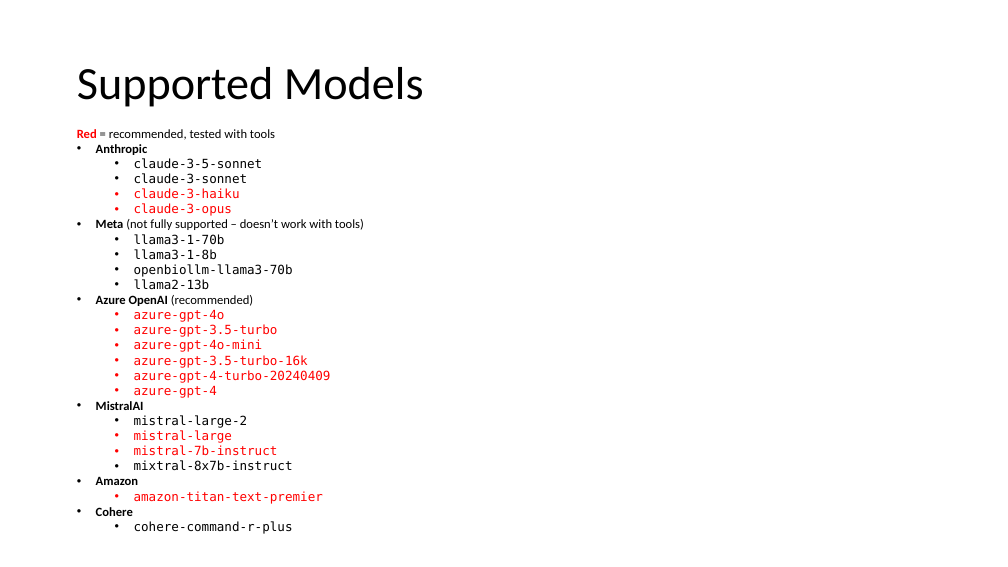
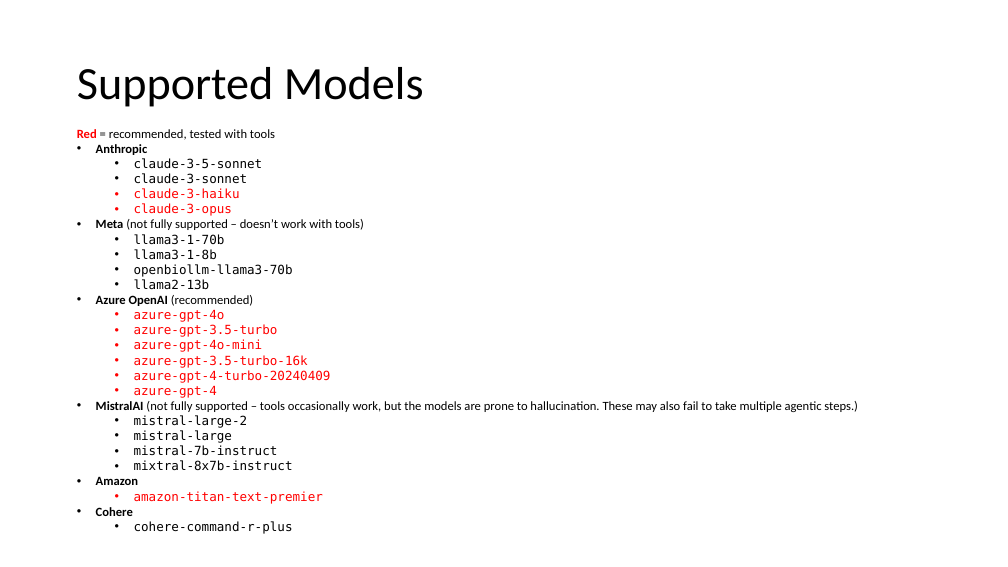
Before and after one commit to NIEHS/ToxPipe, a slide deck: slide 6 of ToxPipe API Guide.pptx. Drawn at 1008x567 pixels with LibreOffice and Linux fonts; fonts in the diff are those of the drawing. Boxes give left, top, right and bottom in pixels: in the first picture for what was removed or moved away, otherwise in the second. Text is boxed around its words. In the diff, an @@ line names an element or a change of style, - is before the commit and + after.

Commit message:
Slightly improves MistralAI support, adds additional endpoints
- adds endpoints to view available models and tools
- changes how MistralAI models are handled to make it easier for them to use tools. This does not work perfectly yet, and Mistral models will occasionally return an insufficient response or hallucinate model usage.
- cleans up output from models
- updates requirements.txt
- switches to use custom langgraph agent instead of the base agent code from langchain

```diff
--- a/ToxPipe API Guide.pptx
+++ b/ToxPipe API Guide.pptx
@@ text at box(96, 401, 858, 412): text changed; bold off @@
-• MistralAI
+• MistralAI (not fully supported – tools occasionally work, but the models are prone to hallucination. These may also fail to take multiple agentic steps.)
@@ text at box(134, 430, 278, 455): text colour #FF0000 to #000000 in "mistral-large", "mistral-7b-instruct" @@
```
Also in this commit, not shown: 1 other slide changed, 9 other files.
